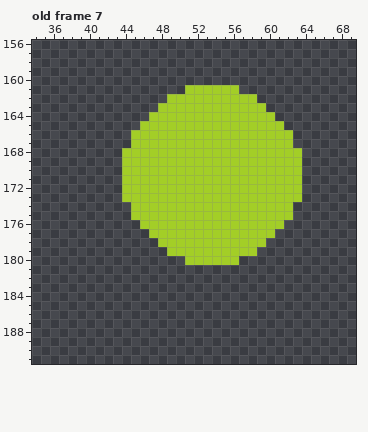
Edited in one commit: pixel-art file (assets/island-complete-anim.aseprite). Above: the version before the commit.
110x200 pixels, 13 frames. Shown: old frame 7: x 34..69, y 156..191. The old version is drawn lined up with the new one, on the new canvas. The commit also changed other frames, which this record leaves out.
The same view after the edit:
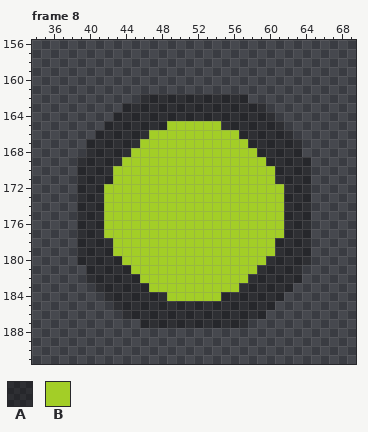
Palette (. is transparent): A #00000059  B #a3ce27
A new or re-ordered frame is compared with the old frame closest to it.
Diff:
canvas 110x200 -> 110x230
frames re-ordered
--- frame 8 against old frame 7
@@ x 34..69 @@
 160 ....................................
-161 .................BBBBBB.............
-162 ...............BBBBBBBBBB...........
-163 ..............BBBBBBBBBBBB..........
-164 .............BBBBBBBBBBBBBB.........
-165 ............BBBBBBBBBBBBBBBB........
-166 ...........BBBBBBBBBBBBBBBBBB.......
-167 ...........BBBBBBBBBBBBBBBBBB.......
-168 ..........BBBBBBBBBBBBBBBBBBBB......
-169 ..........BBBBBBBBBBBBBBBBBBBB......
-170 ..........BBBBBBBBBBBBBBBBBBBB......
-171 ..........BBBBBBBBBBBBBBBBBBBB......
-172 ..........BBBBBBBBBBBBBBBBBBBB......
-173 ..........BBBBBBBBBBBBBBBBBBBB......
-174 ...........BBBBBBBBBBBBBBBBBB.......
-175 ...........BBBBBBBBBBBBBBBBBB.......
-176 ............BBBBBBBBBBBBBBBB........
-177 .............BBBBBBBBBBBBBB.........
-178 ..............BBBBBBBBBBBB..........
-179 ...............BBBBBBBBBB...........
-180 .................BBBBBB.............
-181 ....................................
-182 ....................................
-183 ....................................
-184 ....................................
-185 ....................................
-186 ....................................
-187 ....................................
+161 ....................................
+162 ............AAAAAAAAAAAA............
+163 ..........AAAAAAAAAAAAAAAA..........
+164 .........AAAAAAAAAAAAAAAAAA.........
+165 ........AAAAAAABBBBBBAAAAAAA........
+166 .......AAAAAABBBBBBBBBBAAAAAA.......
+167 ......AAAAAABBBBBBBBBBBBAAAAAA......
+168 ......AAAAABBBBBBBBBBBBBBAAAAA......
+169 .....AAAAABBBBBBBBBBBBBBBBAAAAA.....
+170 .....AAAABBBBBBBBBBBBBBBBBBAAAA.....
+171 .....AAAABBBBBBBBBBBBBBBBBBAAAA.....
+172 .....AAABBBBBBBBBBBBBBBBBBBBAAA.....
+173 .....AAABBBBBBBBBBBBBBBBBBBBAAA.....
+174 .....AAABBBBBBBBBBBBBBBBBBBBAAA.....
+175 .....AAABBBBBBBBBBBBBBBBBBBBAAA.....
+176 .....AAABBBBBBBBBBBBBBBBBBBBAAA.....
+177 .....AAABBBBBBBBBBBBBBBBBBBBAAA.....
+178 .....AAAABBBBBBBBBBBBBBBBBBAAAA.....
+179 .....AAAABBBBBBBBBBBBBBBBBBAAAA.....
+180 .....AAAAABBBBBBBBBBBBBBBBAAAAA.....
+181 ......AAAAABBBBBBBBBBBBBBAAAAA......
+182 ......AAAAAABBBBBBBBBBBBAAAAAA......
+183 .......AAAAAABBBBBBBBBBAAAAAA.......
+184 ........AAAAAAABBBBBBAAAAAAA........
+185 .........AAAAAAAAAAAAAAAAAA.........
+186 ..........AAAAAAAAAAAAAAAA..........
+187 ............AAAAAAAAAAAA............
 188 ....................................
